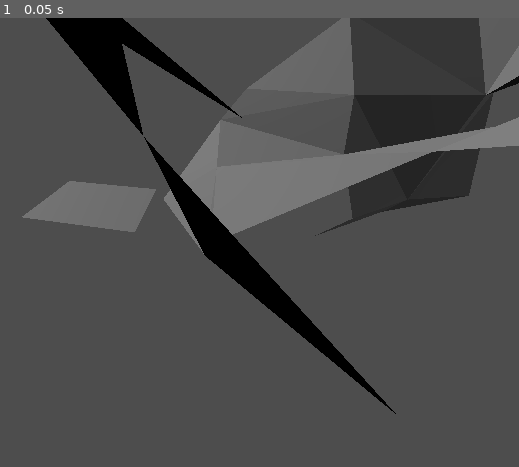
Above: before the commit, frame 1.
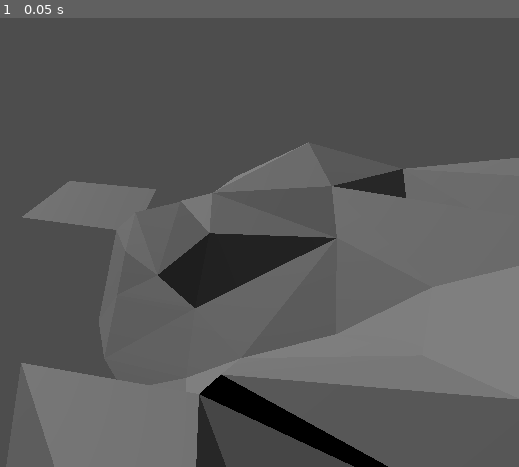
Above: after the commit, the same moment.

Repository: CyrillePierre/marching_cubes
Game: Godot game, scene res://scenes/main.tscn
Two runs of this game, one before a commit and one after it. Both use one fixed random seed, a clock stepped at 60 frames per second and the inputs below.
Inputs:
- Up to frame 1 (0.05 s): no input

The runs differ from the first frame. In frame 1, 44% of the frame differs, in the area x 4-100%, y 0-100%.

Commit message:
use grid size + add collision

Diff:
--- a/scenes/main.tscn
+++ b/scenes/main.tscn
@@ -6,9 +6,16 @@
 
 [node name="root" type="Node3D"]
 
-[node name="marching_cubes" type="MeshInstance3D" parent="."]
+[node name="dynamic_ground" type="StaticBody3D" parent="."]
 script = ExtResource("1_lidwy")
-resolution = 11
+grid_size = Vector3i(20, 5, 20)
+
+[node name="mesh" type="MeshInstance3D" parent="dynamic_ground"]
+transform = Transform3D(1, 0, 0, 0, 1, 0, 0, 0, 1, 0, -2, 0)
+skeleton = NodePath("../..")
+
+[node name="collision" type="CollisionShape3D" parent="dynamic_ground"]
+transform = Transform3D(1, 0, 0, 0, 1, 0, 0, 0, 1, 0, -2, 0)
 
 [node name="plane" type="MeshInstance3D" parent="."]
 mesh = SubResource("PlaneMesh_l3mta")
--- a/scripts/marching_cubes.gd
+++ b/scripts/marching_cubes.gd
@@ -1,12 +1,12 @@
 @tool
-extends MeshInstance3D
+extends StaticBody3D
 
 class Cell:
 	var density: Array[float]
 	var points: Array[Vector3]
 	var index: int
 
-@export var resolution: int = 1
+@export var grid_size: Vector3i = Vector3i(1, 1, 1)
 
 @export var cube_size: float = 1.
 
@@ -322,41 +322,39 @@
 	pass
 
 func reset() -> void:
-	if mesh is ArrayMesh:
-		mesh.clear_surfaces()
 	initialize_density_map()
 	create_cells()
 	create_mesh()
 
 func initialize_density_map() -> void:
 	_density_map = PackedFloat32Array()
-	_density_map.resize((resolution + 1) ** 3)
+	_density_map.resize((grid_size.x + 1) * (grid_size.y + 1) * (grid_size.z + 1))
 	_density_map.fill(1.)
 
-	for i in range(1, resolution - 1):
-		for j in range(1, resolution - 1):
-			for k in range(1, resolution - 1):
+	for i in range(1, grid_size.x - 1):
+		for j in range(1, grid_size.y - 1):
+			for k in range(1, grid_size.z - 1):
 				set_density(i, j, k, randf_range(-1, 1))
 
 func get_density(i: int, j: int, k: int) -> float:
-	return _density_map[i + (j + k * (resolution + 1)) * (resolution + 1)]
+	return _density_map[i + (j + k * (grid_size.y + 1)) * (grid_size.x + 1)]
 
 func set_density(i: int, j: int, k: int, value: float) -> void:
-	_density_map[i + (j + k * (resolution + 1)) * (resolution + 1)] = value
+	_density_map[i + (j + k * (grid_size.y + 1)) * (grid_size.x + 1)] = value
 
 func create_cells():
 	_cells = []
-	_cells.resize((resolution) ** 3)
+	_cells.resize(grid_size.x * grid_size.y * grid_size.z)
 	var index = 0
-	for i in range(resolution):
-		for j in range(resolution):
-			for k in range(resolution):
+	for i in range(grid_size.x):
+		for j in range(grid_size.y):
+			for k in range(grid_size.z):
 				_cells[index] = create_cell(i, j, k)
 				index += 1
 
 func create_cell(i: int, j: int, k: int) -> Dictionary:
 	var cell = {
-		v = [
+		v = [  # order: _, X, XZ, Z, Y, XY, XYZ
 			get_density(i + 0, j + 0, k + 0),
 			get_density(i + 1, j + 0, k + 0),
 			get_density(i + 1, j + 0, k + 1),
@@ -403,7 +401,12 @@
 
 	var array_mesh = ArrayMesh.new()
 	array_mesh.add_surface_from_arrays(Mesh.PRIMITIVE_TRIANGLES, arrays)
-	mesh = array_mesh
+
+	var shape = ConcavePolygonShape3D.new()
+	shape.set_faces(vertices)
+
+	$mesh.mesh = array_mesh
+	$collision.shape = shape
 
 func get_pos(i: int, j: int, k: int) -> Vector3:
 	return Vector3(i, j, k) * cube_size
